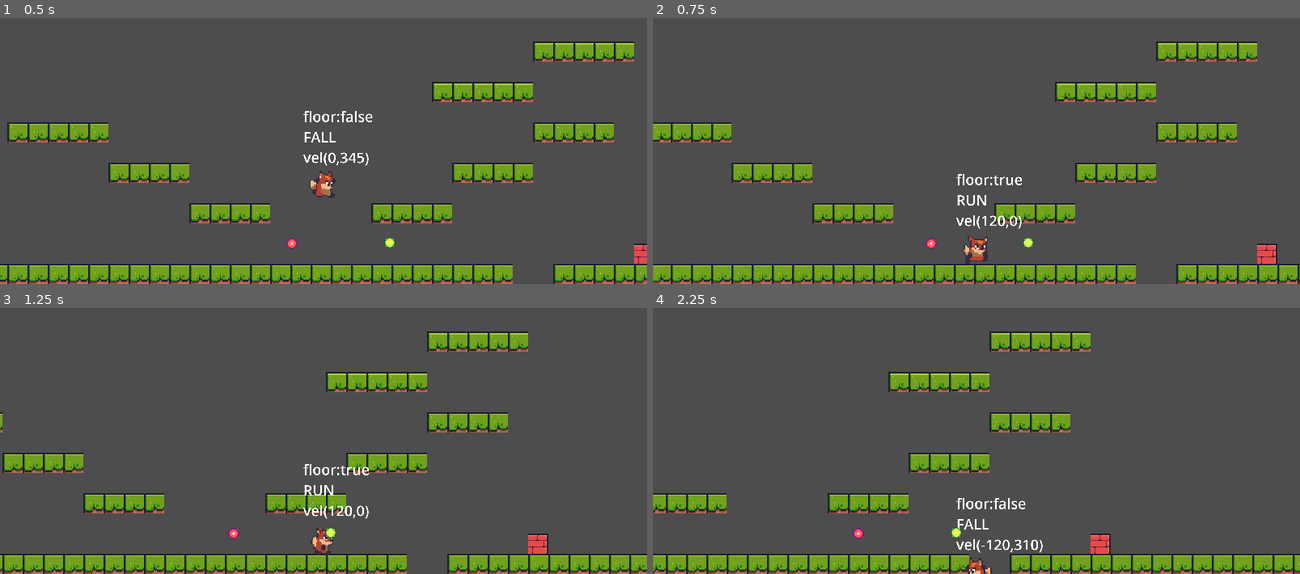
Above: before the commit, frames 1-4 (two rows, left to right).
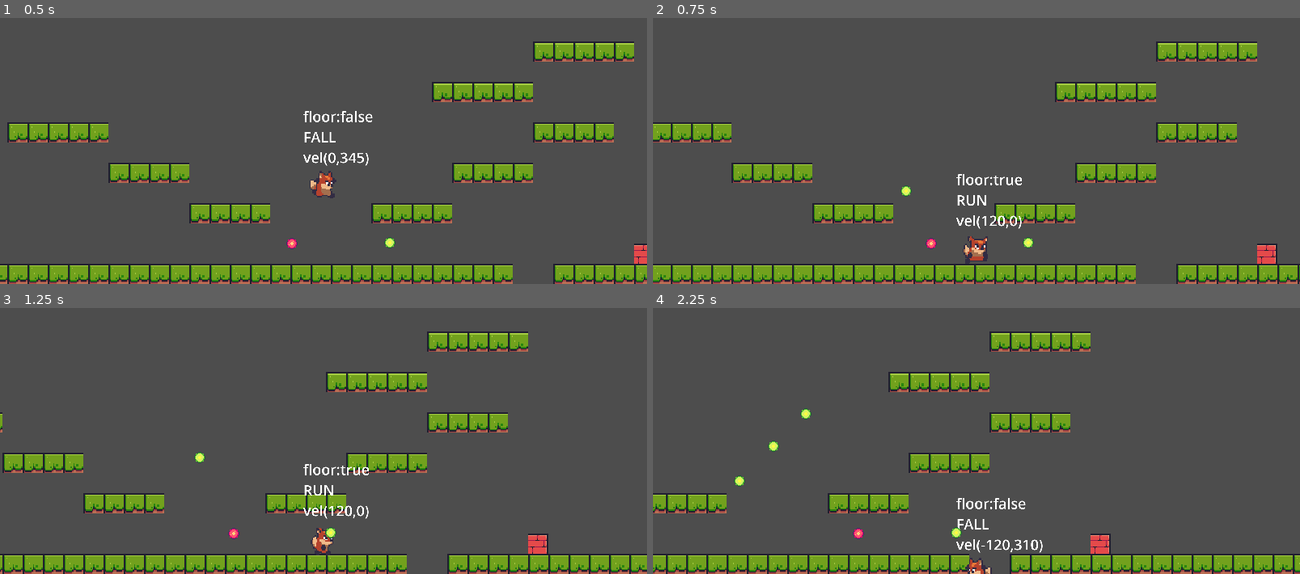
Above: after the commit, the same moments.

Repository: Babrakov/foxy-antics
Game: Godot game, scene res://scenes/level_base/level_base.tscn
Two runs of this game, one before a commit and one after it. Both use one fixed random seed, a clock stepped at 60 frames per second and the inputs below.
Inputs:
- Up to frame 1 (0.5 s): no input
- Up to frame 2 (0.75 s): hold Right (right) from 0.53 s (still down); tap Space (shoot) at 0.6 s
- Up to frame 3 (1.25 s): keep holding Right (right); tap Alt (jump) at 0.77 s
- Up to frame 4 (2.25 s): tap Space (shoot) at 1.35, 2.1 s; tap Alt (jump) at 1.52 s; release Right (right) at 2.03 s; hold Left (left) from 2.03 s (still down)

Frame 1 is identical in both runs. In frame 2, less than 0.1% of the frame differs, in the area x 38-40%, y 62-68%; in frame 3, less than 0.1%; in frame 4, 0.2%, in the area x 12-25%, y 37-68%.

Commit message:
Object Maker Logic

Diff:
--- a/project.godot
+++ b/project.godot
@@ -14,6 +14,10 @@
 run/main_scene="res://scenes/level_base/level_base.tscn"
 config/features=PackedStringArray("4.3", "Mobile")
 config/icon="res://icon.png"
+
+[autoload]
+
+SignalManager="*res://singletons/signal_manager.gd"
 
 [display]
 
--- /dev/null
+++ b/scenes/level_base/level_base.gd
@@ -0,0 +1,18 @@
+extends Node2D
+
+
+# Called when the node enters the scene tree for the first time.
+func _ready() -> void:
+	pass # Replace with function body.
+
+
+# Called every frame. 'delta' is the elapsed time since the previous frame.
+func _process(delta: float) -> void:
+	if Input.is_action_just_pressed("shoot"):
+		SignalManager.on_create_bullet.emit(
+			Vector2(70,-70),
+			Vector2(50,-50),
+			3.0,
+			1.0,
+			Constants.ObjectType.BULLET_PLAYER
+		)
--- a/scenes/level_base/level_base.tscn
+++ b/scenes/level_base/level_base.tscn
@@ -1,9 +1,11 @@
-[gd_scene load_steps=7 format=4 uid="uid://c7x1dn4kbv5mo"]
+[gd_scene load_steps=9 format=4 uid="uid://c7x1dn4kbv5mo"]
 
 [ext_resource type="Texture2D" uid="uid://uwb5aj2tw8ox" path="res://assets/tiles/Terrain (16x16).png" id="1_6hlfd"]
+[ext_resource type="Script" path="res://scenes/level_base/level_base.gd" id="1_s7adv"]
 [ext_resource type="PackedScene" uid="uid://ddyxjacy8ysug" path="res://scenes/player/player.tscn" id="2_dcvnc"]
 [ext_resource type="PackedScene" uid="uid://cn75qntfgjy6q" path="res://scenes/bullet_base/bullet_player.tscn" id="3_r6wah"]
 [ext_resource type="PackedScene" uid="uid://diss1e61vyh83" path="res://scenes/bullet_base/bullet_enemy.tscn" id="4_mp0n0"]
+[ext_resource type="PackedScene" uid="uid://c2qt26b34s5e2" path="res://scenes/object_maker/object_maker.tscn" id="5_ijcc6"]
 
 [sub_resource type="TileSetAtlasSource" id="TileSetAtlasSource_oavpr"]
 texture = ExtResource("1_6hlfd")
@@ -219,6 +221,7 @@
 sources/0 = SubResource("TileSetAtlasSource_oavpr")
 
 [node name="LevelBase" type="Node2D"]
+script = ExtResource("1_s7adv")
 
 [node name="TileMapLayers" type="Node2D" parent="."]
 
@@ -234,3 +237,5 @@
 
 [node name="BulletEnemy" parent="." instance=ExtResource("4_mp0n0")]
 position = Vector2(56, -32)
+
+[node name="ObjectMaker" parent="." instance=ExtResource("5_ijcc6")]
--- /dev/null
+++ b/scenes/object_maker/object_maker.gd
@@ -0,0 +1,20 @@
+extends Node2D
+
+const OBJECT_SCENES: Dictionary = {
+	Constants.ObjectType.BULLET_PLAYER:
+		preload("res://scenes/bullet_base/bullet_player.tscn"),
+	Constants.ObjectType.BULLET_ENEMY:
+		preload("res://scenes/bullet_base/bullet_enemy.tscn")
+}
+
+# Called when the node enters the scene tree for the first time.
+func _ready() -> void:
+	SignalManager.on_create_bullet.connect(on_create_bullet)
+
+func on_create_bullet(pos: Vector2, dir: Vector2, life_span: float,
+	speed: float, ob_type: Constants.ObjectType) -> void:
+	if !OBJECT_SCENES.has(ob_type):
+		return
+	var nb: Bullet = OBJECT_SCENES[ob_type].instantiate()
+	nb.setup(pos,dir,speed,life_span)
+	call_deferred("add_child",nb )
--- /dev/null
+++ b/scenes/object_maker/object_maker.tscn
@@ -0,0 +1,6 @@
+[gd_scene load_steps=2 format=3 uid="uid://c2qt26b34s5e2"]
+
+[ext_resource type="Script" path="res://scenes/object_maker/object_maker.gd" id="1_yawlm"]
+
+[node name="ObjectMaker" type="Node2D"]
+script = ExtResource("1_yawlm")
--- /dev/null
+++ b/singletons/signal_manager.gd
@@ -0,0 +1,9 @@
+extends Node
+
+signal on_create_bullet(
+	pos: Vector2,
+	dir: Vector2,
+	life_span: float,
+	speed: float,
+	ob_type: Constants.ObjectType
+)
